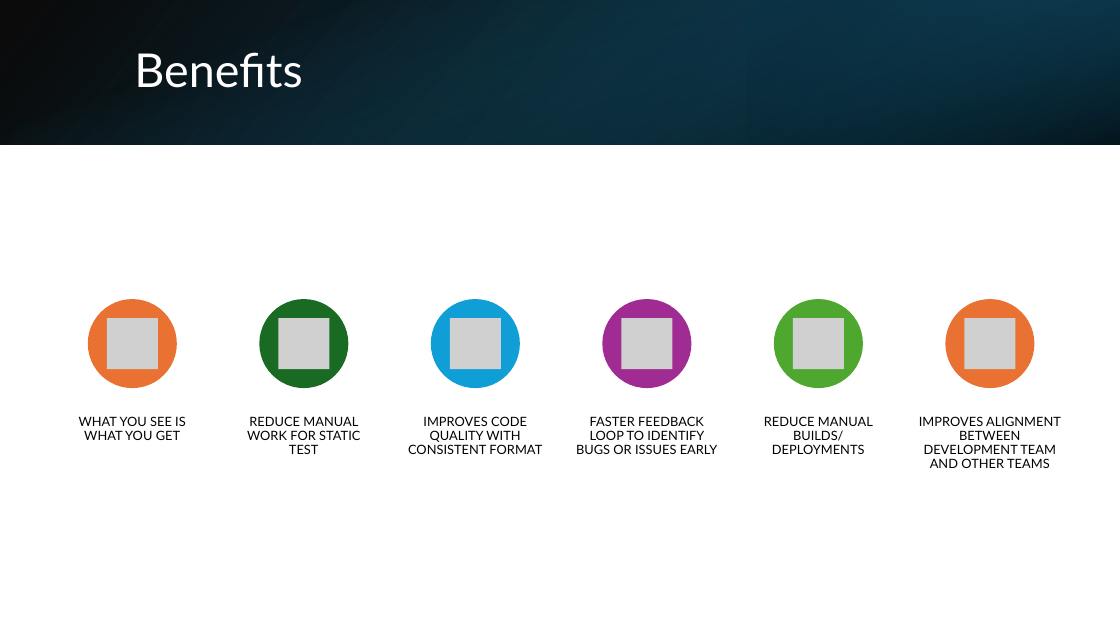
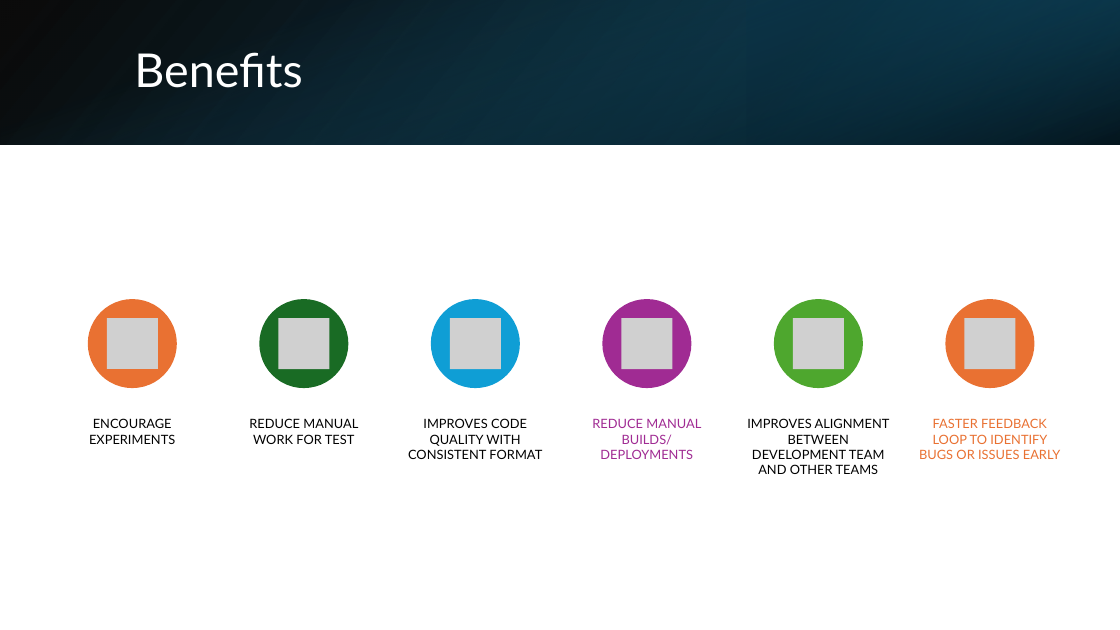
Before and after one commit to weizhe-sha/webapp-cicd-pipeline, a slide deck: slide 5 of Presentation.pptx (slide 4 before the commit). Drawn at 1120x630 pixels with LibreOffice and Linux fonts; fonts in the diff are those of the drawing; grey boxes stand for pictures. Boxes give left, top, right and bottom in pixels: in the first picture for what was removed or moved away, otherwise in the second. Text is boxed around its words. In the diff, an @@ line names an element or a change of style, - is before the commit and + after.

Commit message:
test

```diff
--- a/Presentation.pptx
+++ b/Presentation.pptx
@@ text at (89,418,175,444): text changed @@
-WHAT YOU SEE IS WHAT YOU GET
+ENCOURAGE EXPERIMENTS
@@ text at (249,418,358,444): text changed @@
-REDUCE MANUAL WORK FOR STATIC TEST
+REDUCE MANUAL WORK FOR TEST
@@ text "IMPROVES CODE QUALITY WITH CONSISTENT ..." at (408,418,542,459): line spacing 0.9 to 1 @@
@@ text "REDUCE MANUAL BUILDS/ DEPLOYMENTS": place and size @@
-text "REDUCE MANUAL BUILDS/ DEPLOYMENTS" at (764,416,873,454)
+text "REDUCE MANUAL BUILDS/ DEPLOYMENTS" at (592,418,701,459)
@@ text "REDUCE MANUAL BUILDS/ DEPLOYMENTS" at (592,418,701,459): text colour #000000 to #A02B93; line spacing 0.9 to 1 @@
@@ text "IMPROVES ALIGNMENT BETWEEN DEVELOPMENT TEAM ..." at (747,418,890,474): line spacing 0.9 to 1 @@
@@ text "IMPROVES ALIGNMENT BETWEEN DEVELOPMENT TEAM ...": place and size @@
-text "IMPROVES ALIGNMENT BETWEEN DEVELOPMENT TEAM ..." at (919,416,1061,468)
+text "IMPROVES ALIGNMENT BETWEEN DEVELOPMENT TEAM ..." at (747,418,890,474)
@@ text "FASTER FEEDBACK LOOP TO IDENTIFY ...": place and size @@
-text "FASTER FEEDBACK LOOP TO IDENTIFY ..." at (576,416,718,454)
+text "FASTER FEEDBACK LOOP TO IDENTIFY ..." at (919,418,1061,459)
@@ text "FASTER FEEDBACK LOOP TO IDENTIFY ..." at (919,418,1061,459): text colour #000000 to #E97132; line spacing 0.9 to 1 @@
```
Also in this commit, not shown: 2 other slides changed.
